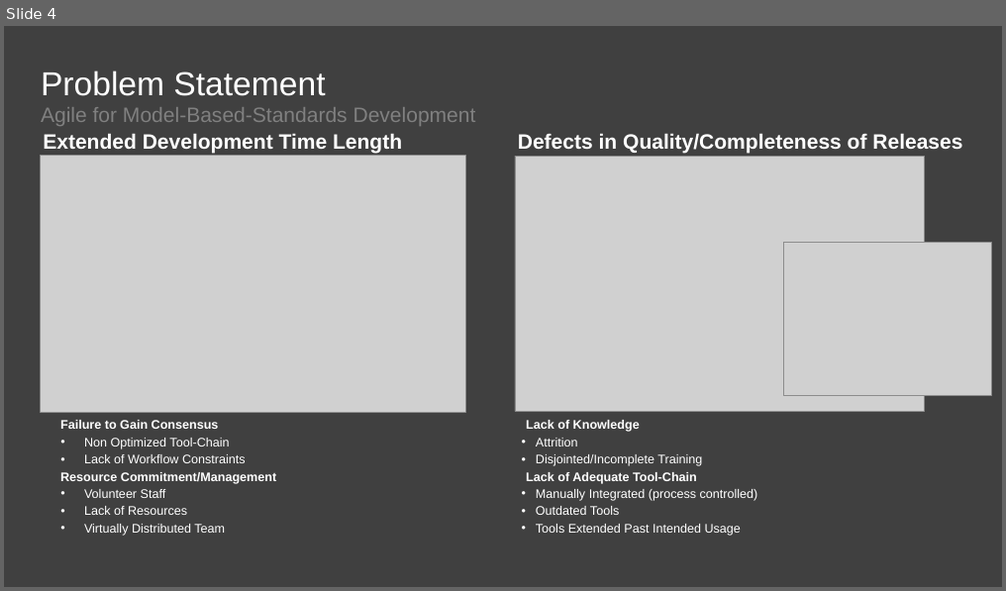
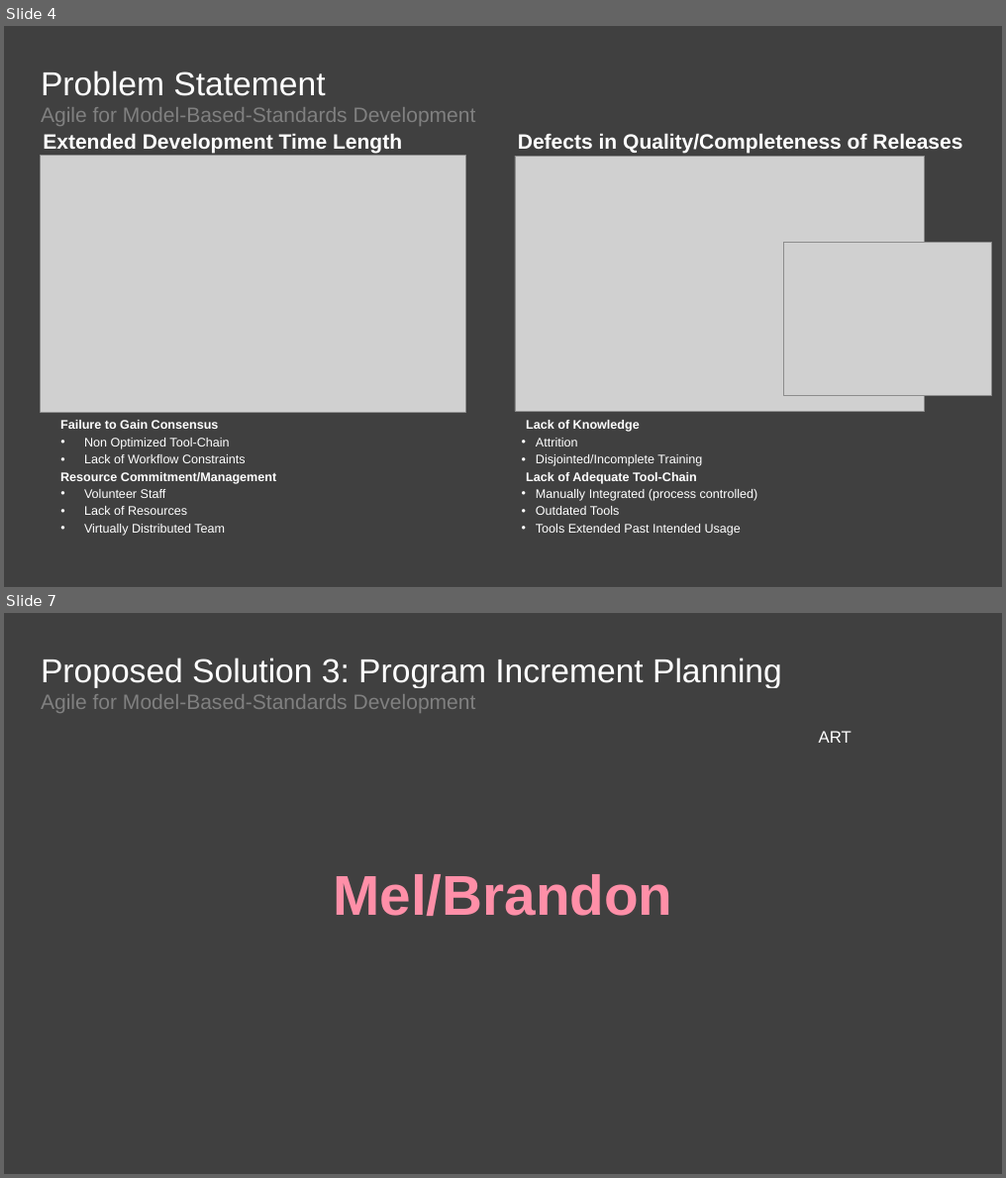
Before and after one commit to agile4mbsd/papers, a slide deck: 01 - Agile for Model-Based Standards Development/D - Presentations/PDES.Presentation.pptx. Shown one above the other, each under a label of ours: slide 4 before the commit, slides 4 and 7 after it; the slides between them are not shown. The pictures are 1006x591 and 1006x1178 pixels, drawn with LibreOffice and Linux fonts; fonts in the diff are those of the drawing; grey boxes stand for pictures; background and template pictures are left out. Boxes give left, top, right and bottom in pixels: in the first picture for what was removed or moved away, otherwise in the second. Text is boxed around its words. In the diff, an @@ line names an element or a change of style, - is before the commit and + after.

```diff
--- a/01 - Agile for Model-Based Standards Development/D - Presentations/PDES.Presentation.pptx
+++ b/01 - Agile for Model-Based Standards Development/D - Presentations/PDES.Presentation.pptx
@@ slide 7 added at [4,613,1002,1174], background #404040 @@
@@ title added at [41,658,782,688], 32 pt, text #FFFFFF @@
+Proposed Solution 3: Program Increment Planning
@@ text added at [41,694,476,713], 20 pt, text #808080 @@
+Agile for Model-Based-Standards Development
@@ text added at [819,731,851,743], 16 pt, text #FFFFFF @@
+ART
@@ text added at [333,874,672,916], 54 pt, text #FF8FA8, bold @@
+Mel/Brandon
```
Also in this commit, not shown: 4 slides changed, 3 other slides added.
